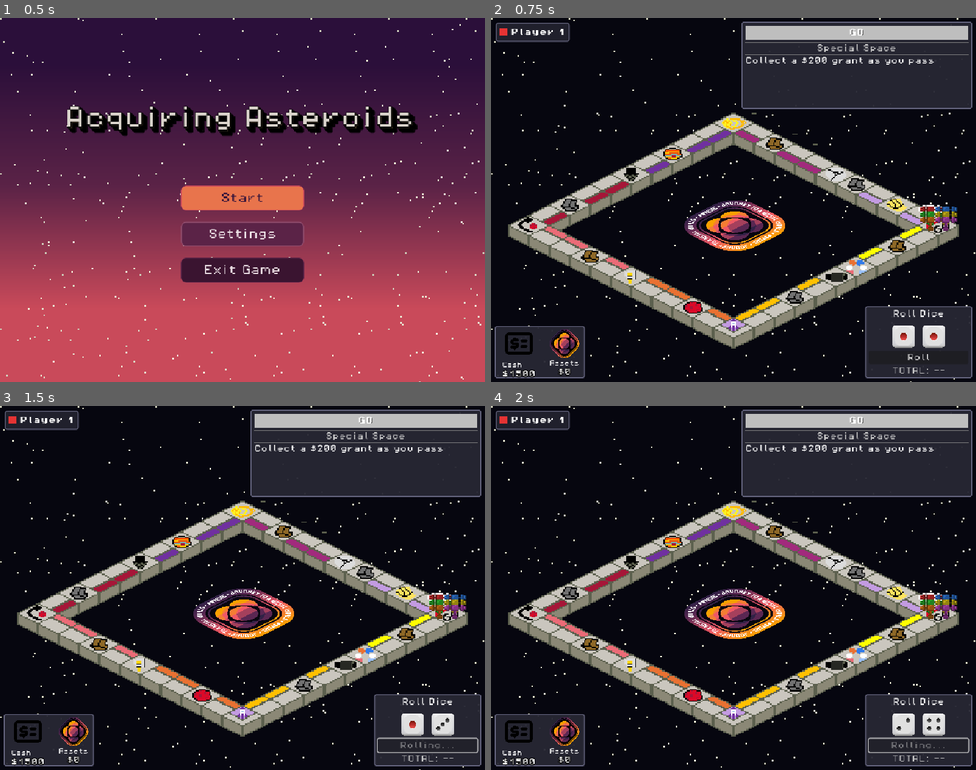
Above: before the commit, frames 1-4 (two rows, left to right).
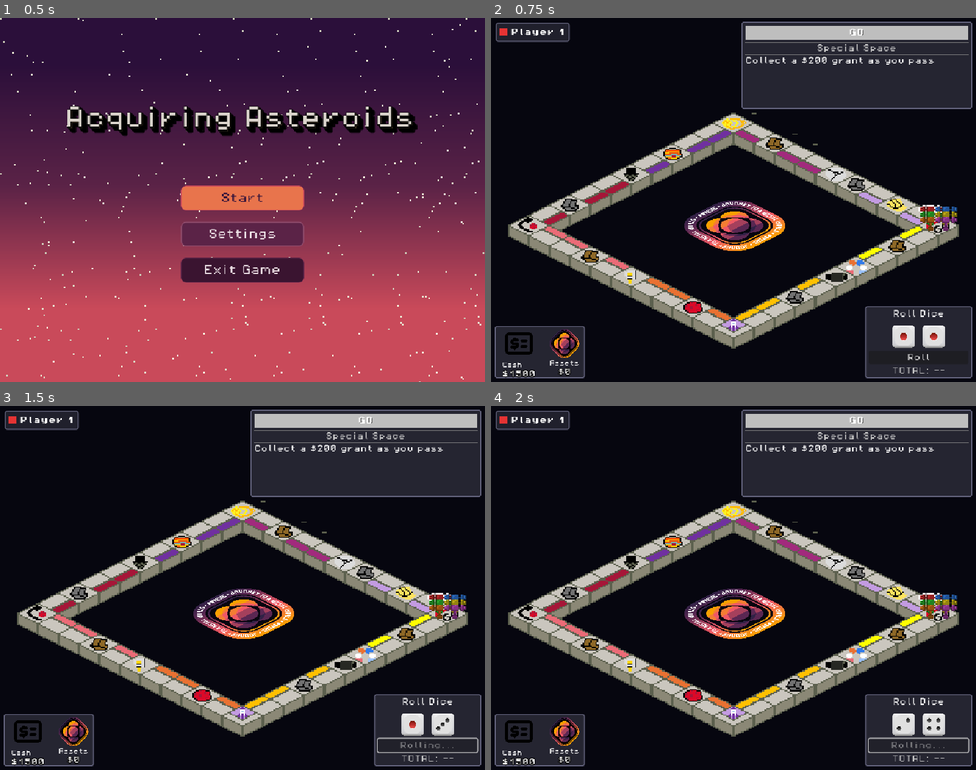
Above: after the commit, the same moments.

Repository: MissionToPsyche-Platinum/platinum_24d_game_psycheopoly-psb
Game: Godot game, scene res://scenes/StartMenu.tscn
Two runs of this game, one before a commit and one after it. Both use one fixed random seed, a clock stepped at 60 frames per second and the inputs below.
Inputs:
- Up to frame 1 (0.5 s): no input
- Up to frame 2 (0.75 s): click "Start" at 0.5 s
- Up to frame 3 (1.5 s): click "Roll" at 1.25 s
- Up to frame 4 (2 s): no input

Frame 1 is identical in both runs. In frame 2, 0.4% of the frame differs, in the area x 0-100%, y 0-100%; in frame 3, 0.4%; in frame 4, 0.4%.

Commit message:
feat: centralize player colors in GameState and update references in UI components

Diff:
--- a/scenes/GameBoard.tscn
+++ b/scenes/GameBoard.tscn
@@ -52,6 +52,7 @@
 
 [node name="BackgroundLayer" type="CanvasLayer" parent="."]
 layer = -1
+visible = false
 
 [node name="Background" type="ColorRect" parent="BackgroundLayer"]
 material = SubResource("ShaderMaterial_starfield")
--- a/scenes/PlayerNameHUD.tscn
+++ b/scenes/PlayerNameHUD.tscn
@@ -58,4 +58,3 @@
 theme_override_font_sizes/font_size = 16
 text = "Player 1"
 vertical_alignment = 1
-vertical_alignment = 1
--- a/scripts/core/game_state.gd
+++ b/scripts/core/game_state.gd
@@ -60,6 +60,16 @@
 
 # Holds the player state data models
 var players: Array[PlayerState] = []
+
+# Player colors for pieces and UI
+const PLAYER_COLORS: Array[Color] = [
+	Color(0.9, 0.2, 0.2),   # Red
+	Color(0.2, 0.5, 0.9),   # Blue
+	Color(0.2, 0.8, 0.2),   # Green
+	Color(0.9, 0.8, 0.1),   # Yellow
+	Color(0.9, 0.5, 0.1),   # Orange
+	Color(0.8, 0.3, 0.8),   # Purple
+]
 
 # Current player's index (0-based)
 var current_player_index: int = 0
--- a/scripts/core/piece.gd
+++ b/scripts/core/piece.gd
@@ -23,16 +23,6 @@
 # Total number of players (used for offset scaling)
 var player_count: int = 6
 
-# Player colors for the shader
-const PLAYER_COLORS: Array[Color] = [
-	Color(0.9, 0.2, 0.2),   # Red
-	Color(0.2, 0.5, 0.9),   # Blue
-	Color(0.2, 0.8, 0.2),   # Green
-	Color(0.9, 0.8, 0.1),   # Yellow
-	Color(0.9, 0.5, 0.1),   # Orange
-	Color(0.8, 0.3, 0.8),   # Purple
-]
-
 # Reference to the TileMapLayer
 @export var tile_map: TileMapLayer
 
@@ -69,10 +59,10 @@
 
 func _apply_player_color() -> void:
 	if sprite and sprite.material:
-		var color_idx = player_index % PLAYER_COLORS.size()
+		var color_idx = player_index % GameState.PLAYER_COLORS.size()
 		# Create a unique material instance so each piece can have a different color
 		var unique_material = sprite.material.duplicate()
-		unique_material.set_shader_parameter("target_color", PLAYER_COLORS[color_idx])
+		unique_material.set_shader_parameter("target_color", GameState.PLAYER_COLORS[color_idx])
 		sprite.material = unique_material
 
 
--- a/scripts/ui/player_name_hud.gd
+++ b/scripts/ui/player_name_hud.gd
@@ -5,16 +5,6 @@
 
 @onready var name_label: Label = $Panel/MarginContainer/HBox/NameLabel
 @onready var color_indicator: ColorRect = $Panel/MarginContainer/HBox/ColorIndicator
-
-# Reference to piece colors (using same array as piece.gd)
-const PLAYER_COLORS: Array[Color] = [
-	Color(0.9, 0.2, 0.2),   # Soft Red
-	Color(0.2, 0.5, 0.9),   # Royal Blue
-	Color(0.2, 0.8, 0.2),   # Forest Green
-	Color(0.9, 0.8, 0.1),   # Golden Yellow
-	Color(0.9, 0.5, 0.1),   # Burnt Orange
-	Color(0.8, 0.3, 0.8),   # Plum Purple
-]
 
 func _ready() -> void:
 	if GameState:
@@ -31,5 +21,5 @@
 
 		# Update color indicator based on player_id
 		if "player_id" in player:
-			var color_idx = player.player_id % PLAYER_COLORS.size()
-			color_indicator.color = PLAYER_COLORS[color_idx]
+			var color_idx = player.player_id % GameState.PLAYER_COLORS.size()
+			color_indicator.color = GameState.PLAYER_COLORS[color_idx]
